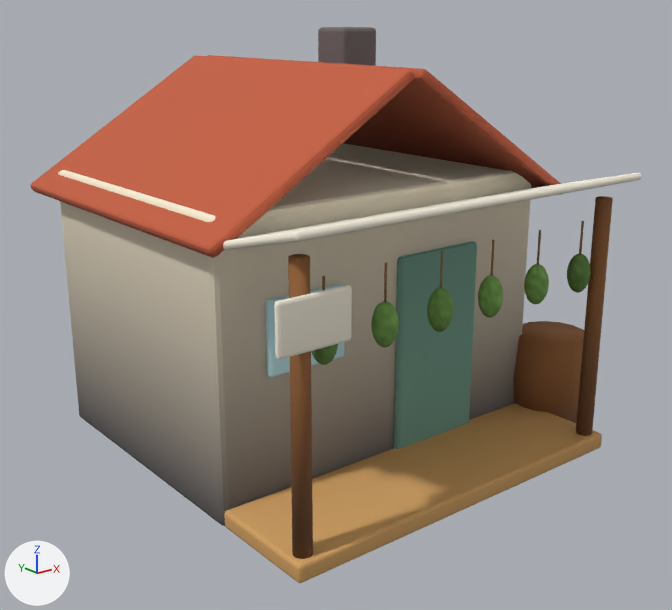
One commit to the glTF model assets/models/clinic.glb: the scene before it, then after it.
Both versions are drawn from a camera (50 mm lens) standing at (-4.09, -5.59, 3.11) and looking at (0.05, -0.42, 1.04). Arrows for +X, +Y and +Z are at lower left; the lights stay in place. The picture after the commit comes second. Vertices at exactly the same position are counted once.

Objects in the first picture: 'Clinic'.
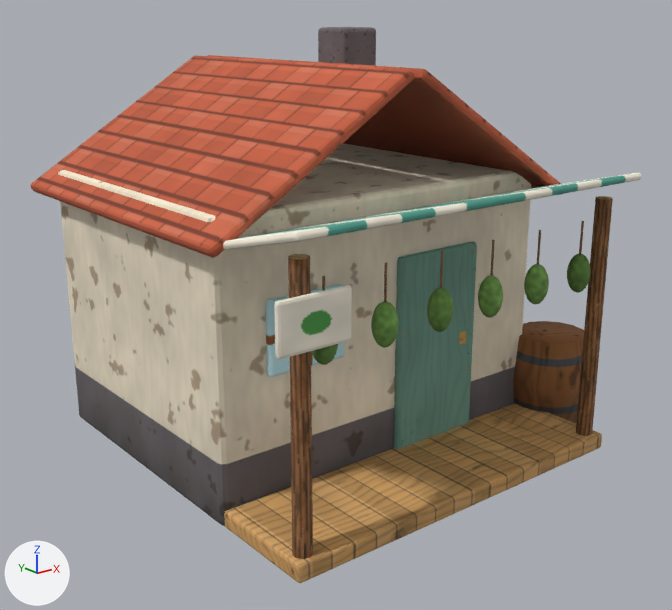
What differs and where, as boxes [x1, y1, x2, y2] in the pictures (672 x 610 px):
```json
{"part": 1, "of": "me_clinic", "change": "added", "after": [288, 254, 310, 260]}
{"part": 2, "of": "me_clinic", "change": "deleted", "before": [289, 254, 310, 259]}
{"part": 3, "of": "me_clinic", "change": "recoloured", "before": [32, 28, 629, 581], "after": [32, 28, 629, 581]}
```

The change, as JSON lines over the scene's bpy script:
```json
{"op": "add", "block": "img_clinic_albedo", "code": ["img_clinic_albedo = load_image('clinic_albedo', '_unpacked/clinic_albedo', 1024, 1024, 'sRGB')"]}
{"op": "add", "block": "mat_clinic_mat", "code": ["mat_clinic_mat = principled_material('clinic_mat')", "mat_clinic_mat.texture = img_clinic_albedo", "mat_clinic_mat.roughness = 0.9"]}
{"block": "me_clinic", "where": "# used by ob_clinic; location = (0.0, 0.0, 0.0)"}
{"op": "remove", "block": "me_clinic", "code": "me_clinic.from_pydata(...)  # 1952 vertices, 3808 faces; spans x -1.53..1.92, y -1.99..1.3, z 0.0..3.0"}
{"op": "add", "block": "me_clinic", "code": "me_clinic.from_pydata(...)  # 2148 vertices, 4104 faces; spans x -1.53..1.92, y -1.99..1.3, z 0.0..3.0"}
{"block": "me_clinic", "change": "me_clinic part 1: a new loose piece of 49 vertices spanning x -1.36..-1.24, y -1.86..-1.74, z 1.9, in mat_clinic_mat (picture img_clinic_albedo)"}
{"block": "me_clinic", "change": "me_clinic part 2"}
{"block": "me_clinic", "change": "10 faces are deleted"}
{"block": "me_clinic", "change": "me_clinic part 3: 3768 faces spanning x -1.53..1.92, y -1.99..1.3, z 0.0..3.0 switch from mat_vc to mat_clinic_mat (picture img_clinic_albedo)"}
{"block": "me_clinic", "change": "other edits to the shape of me_clinic do not show in these pictures"}
```
